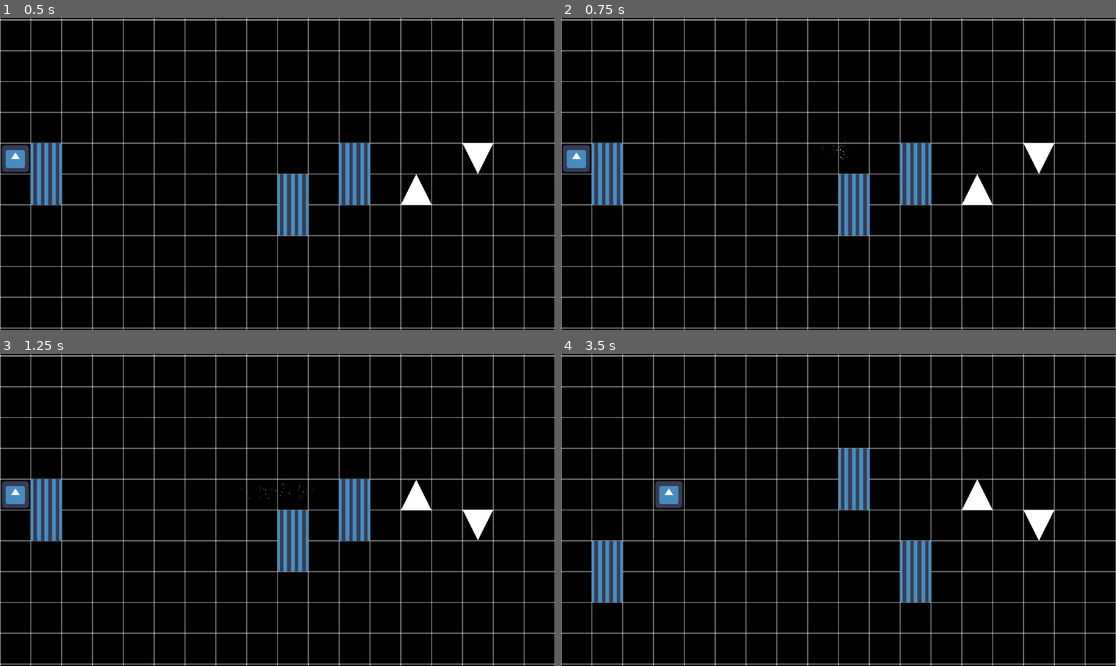
Above: before the commit, frames 1-4 (two rows, left to right).
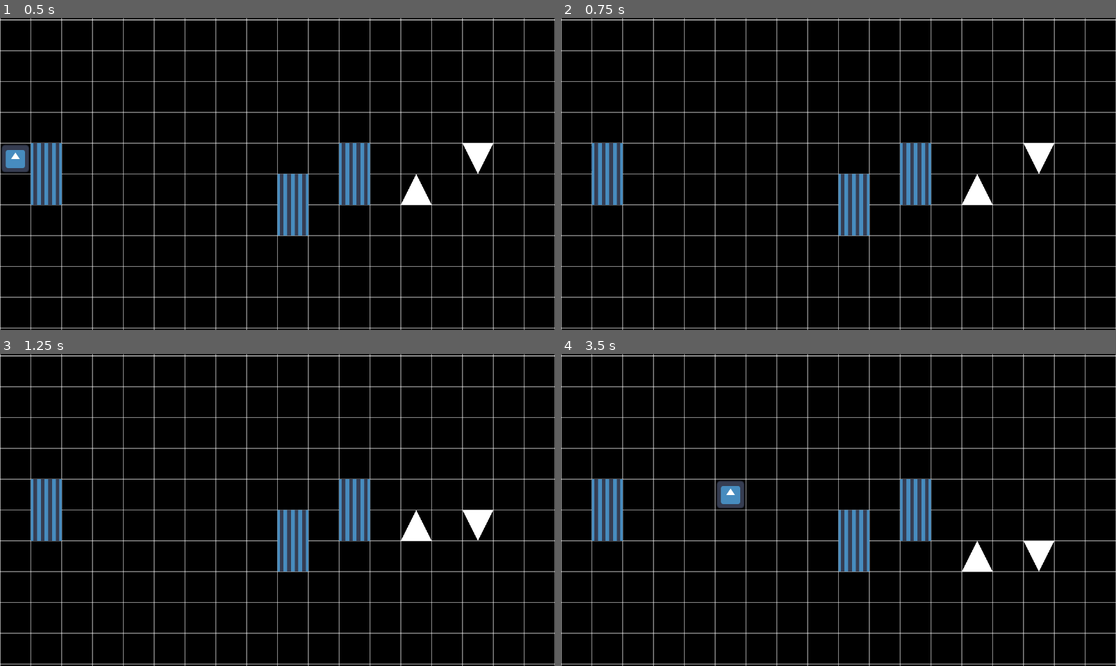
Above: after the commit, the same moments.

Repository: pradoh97/square-jam
Game: Godot game, scene res://levels/test_level.tscn
Two runs of this game, one before a commit and one after it. Both use one fixed random seed, a clock stepped at 60 frames per second and the inputs below. The engine's default icon, where the game draws it, is replaced by a stand-in: a white triangle on a blue panel in a dark square.
Inputs:
- Up to frame 1 (0.5 s): no input
- Up to frame 2 (0.75 s): tap Enter at 0.5 s; hold D (move) from 0.53 s (still down)
- Up to frame 3 (1.25 s): keep holding D (move)
- Up to frame 4 (3.5 s): release D (move) at 1.28 s; tap D (move) at 1.35, 2.85 s; hold D (move) 2.03-2.78 s; tap Space at 2.75 s

Frame 1 is identical in both runs. In frame 2, 0.5% of the frame differs, in the area x 0-53%, y 39-50%; in frame 3, 1.1%; in frame 4, 8.7%, in the area x 5-89%, y 30-80%.
Error after the commit: Invalid assignment of property or key 'wait_time' with value of type 'float' on a base object of type 'null instance'. (res://levels/trap.gd:12)

Commit message:
Add forgiveness time

Diff:
--- a/levels/trap.gd
+++ b/levels/trap.gd
@@ -1,34 +1,57 @@
 extends Area2D
 @export var movement_step = 64
+@export var forgiveness = 0.1
+@export var active = false
+@export var use_tween = false
+@export var compass_duration = 1
 
-@export var active = false
+var blacks_duration = 1.0
+var last_compass_played = 0
 
 func _ready():
+	$ForgivenessAttackTimer.wait_time = blacks_duration*forgiveness
+	$ForgivenessAttackTimer.one_shot = true
+	$ForgivenessAttackTimer.timeout.connect(func(): $CollisionShape2D.set_deferred("disabled", false))
+	$ForgivenessReleaseTimer.wait_time = compass_duration*blacks_duration - blacks_duration*forgiveness*compass_duration
+	$ForgivenessReleaseTimer.one_shot = true
+	$ForgivenessReleaseTimer.timeout.connect(func(): $CollisionShape2D.set_deferred("disabled", true))
 	body_entered.connect(_on_body_entered)
 	if active:
 		$CollisionShape2D.set_deferred("disabled", false)
 	else:
 		$CollisionShape2D.set_deferred("disabled", true)
+	$CollisionShape2D.set_deferred("disabled", false)
 
 func move():
 	active = not active
-	var tween = create_tween()
+	var tween
+	if use_tween:
+		tween = create_tween()
 	if active:
-		tween.set_ease(Tween.EASE_OUT)
-		tween.set_trans(Tween.TRANS_QUINT)
-		tween.tween_property(self, "global_position:y", global_position.y - movement_step, 0.5)
-		tween.finished.connect(func(): $CollisionShape2D.set_deferred("disabled", false))
-	else:
-		tween.set_ease(Tween.EASE_OUT)
-		tween.set_trans(Tween.TRANS_QUINT)
-		tween.tween_property(self, "global_position:y", global_position.y + movement_step, 0.5)
+		if use_tween:
+			tween.set_ease(Tween.EASE_OUT)
+			tween.set_trans(Tween.TRANS_QUINT)
+			tween.tween_property(self, "global_position:y", global_position.y - movement_step, 0.5)
+			tween.finished.connect(func(): $CollisionShape2D.set_deferred("disabled", false))
+		$ForgivenessAttackTimer.start()
 		$CollisionShape2D.set_deferred("disabled", true)
+		global_position.y -= movement_step
+	elif not active:
+		if use_tween:
+			tween.set_ease(Tween.EASE_OUT)
+			tween.set_trans(Tween.TRANS_QUINT)
+			tween.tween_property(self, "global_position:y", global_position.y + movement_step, 0.5)
+			$CollisionShape2D.set_deferred("disabled", true)
+		global_position.y += movement_step
 
-func _on_whites_timeout():
-	move()
 
 func _on_blacks_timeout():
-	move()
+	last_compass_played += 1
+	if last_compass_played == compass_duration:
+		last_compass_played = 0
+		move()
+		if active:
+			$ForgivenessReleaseTimer.start()
 
 func _on_body_entered(body):
 	(body as Player).respawn()
